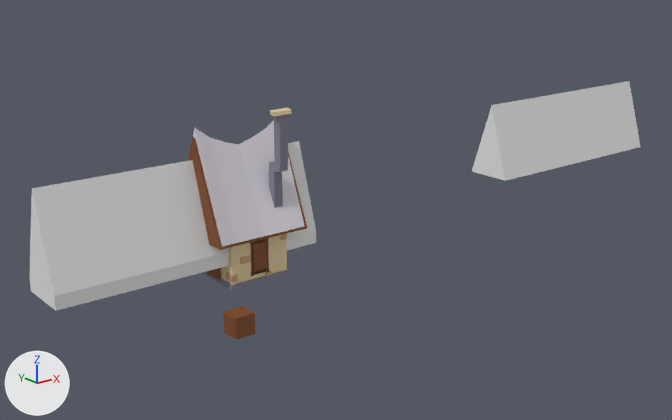
Two versions of the FBX model Models/Buildings/Houses/HouseWhite.fbx, one commit apart.
One viewpoint serves both versions: a camera (50 mm lens) standing at (-14.8, -23.2, 10.5) and looking at (4.4, 0.8, 0.9). The axes (+X, +Y, +Z) are drawn at lower left. The lights are the same throughout. Where no turn or scale is listed for an object, it has been applied to the vertices.

Objects in the first picture: 'Base', 'Pole', 'Roof', 'UnderLayer', 'divWindow.001', 'divider'.
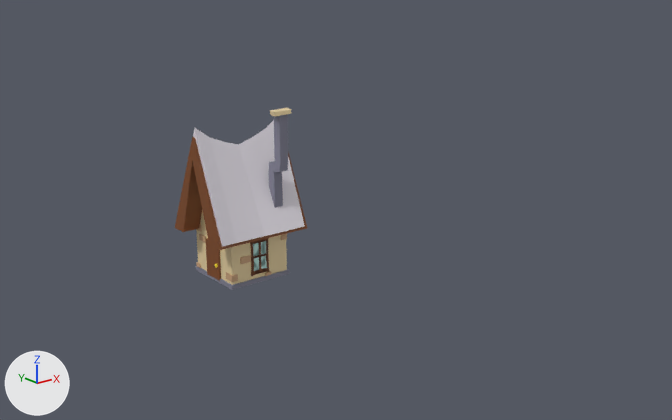
Boxes (x1, y1, x2, y2) around the edits, measured in the pictures (672 x 420 px):
'divider', deleted: before (29, 81, 640, 311)
'divWindow.001', deleted (brown): before (223, 240, 268, 340)

The change, as a diff of the scene's bpy script:
```diff
--- a/Models/Buildings/Houses/HouseWhite.fbx.py
+++ b/Models/Buildings/Houses/HouseWhite.fbx.py
@@ ob_divwindow_001 @@
-ob_divwindow_001 = bpy.data.objects.new('divWindow.001', me_cube_010)
-ob_divwindow_001.location = (-0.01, -1.03, 0.76)
@@ ob_divider @@
-ob_divider = bpy.data.objects.new('divider', me_cylinder_001)
-ob_divider.location = (-2.05, 0.04, 1.96)
```
